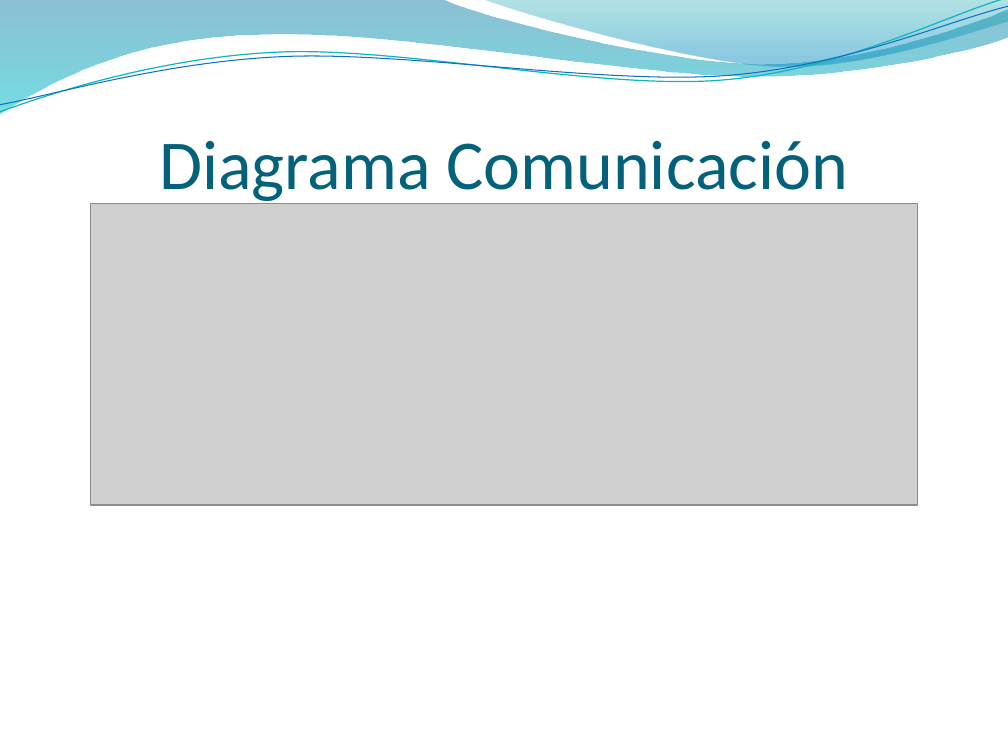
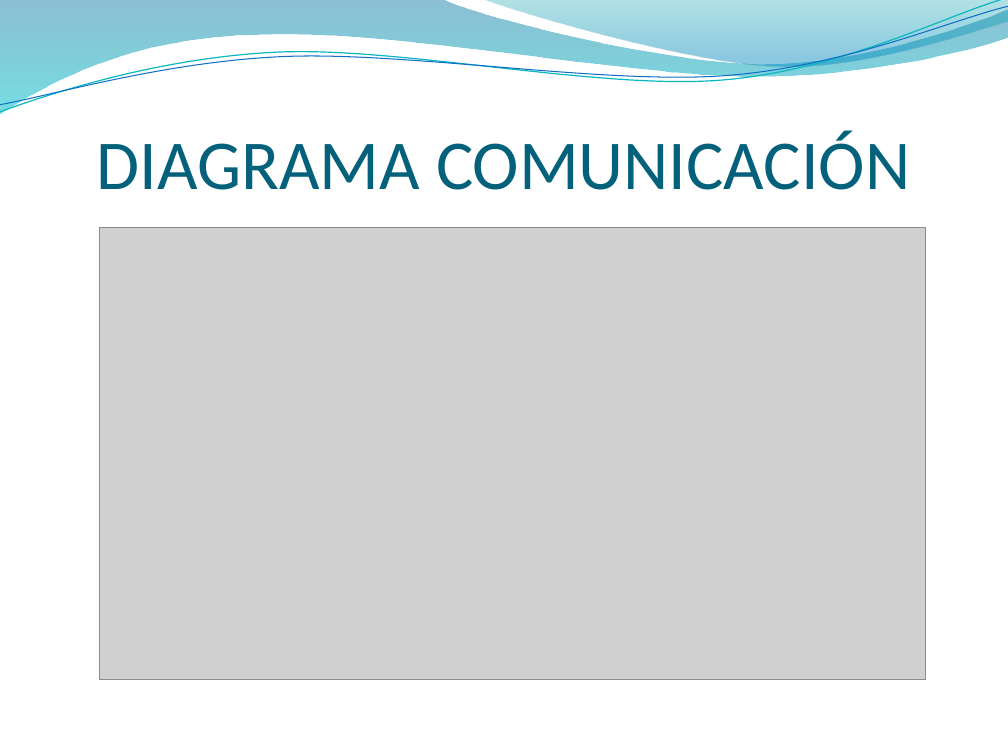
Before and after one commit to francben/proyectoDeliberyApp, a slide deck: slide 32 of Para Presentacion final.pptx. Drawn at 1008x756 pixels with LibreOffice and Linux fonts; fonts in the diff are those of the drawing; grey boxes stand for pictures; background and template pictures are left out. Boxes give left, top, right and bottom in pixels: in the first picture for what was removed or moved away, otherwise in the second. Text is boxed around its words. In the diff, an @@ line names an element or a change of style, - is before the commit and + after.

```diff
--- a/Para Presentacion final.pptx
+++ b/Para Presentacion final.pptx
@@ title at (97, 131, 910, 190): text changed @@
-Diagrama Comunicación
+DIAGRAMA COMUNICACIÓN
@@ picture: place and size @@
-picture at (91, 204, 917, 505)
+picture at (99, 227, 925, 679)
```
Also in this commit, not shown: 20 other slides changed, 13 slides added, 13 slides removed.
